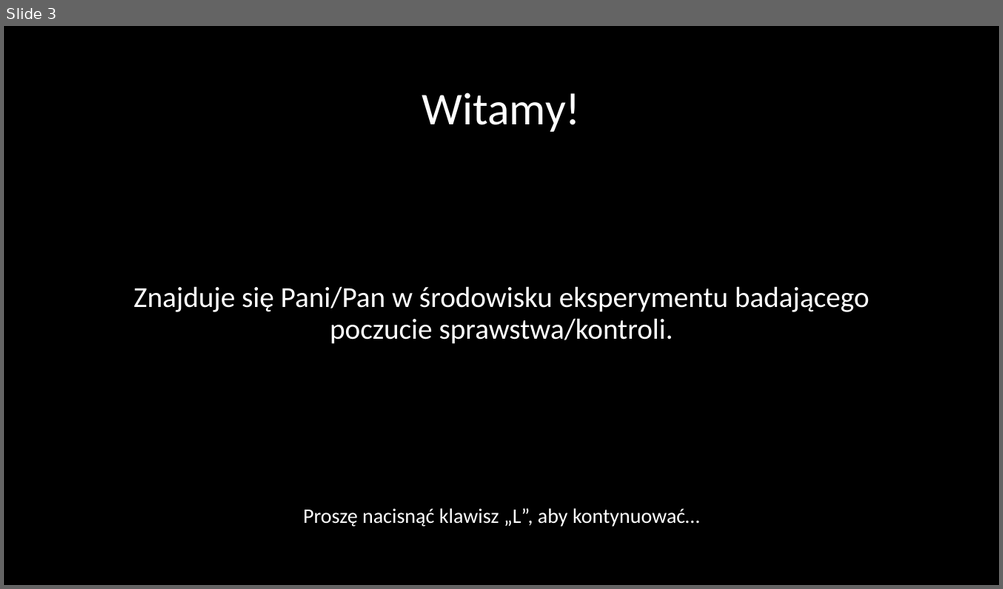
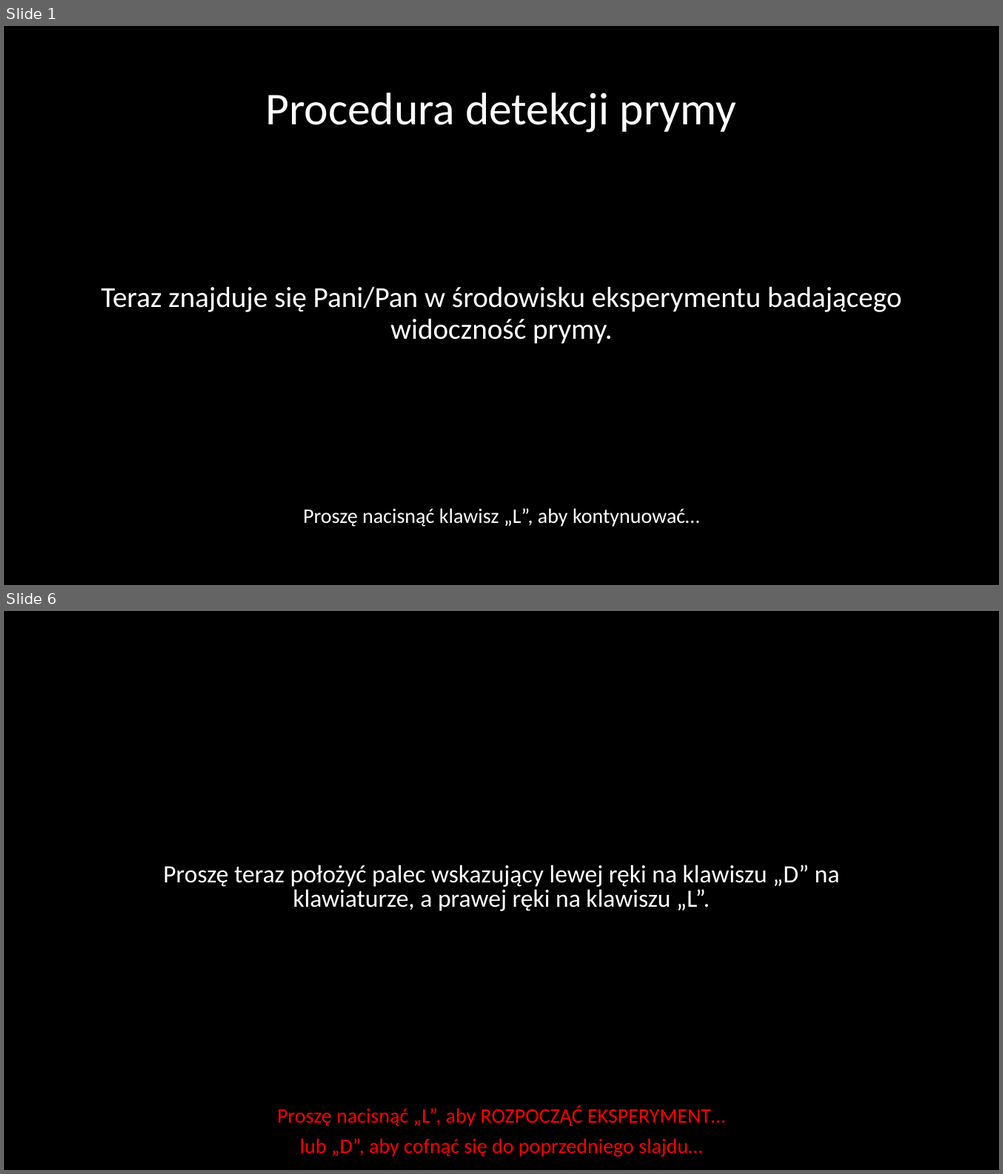
Before and after one commit to mmagnuski/senofag, a slide deck: EPRIME procedura png/Slajdy_Dprime.pptx. Shown one above the other, each under a label of ours: slide 3 before the commit, slides 1 and 6 after it; the slides between them are not shown. The pictures are 1003x589 and 1003x1174 pixels, drawn with LibreOffice and Linux fonts; fonts in the diff are those of the drawing. Boxes give left, top, right and bottom in pixels: in the first picture for what was removed or moved away, otherwise in the second. Text is boxed around its words. In the diff, an @@ line names an element or a change of style, - is before the commit and + after.

```diff
--- a/EPRIME procedura png/Slajdy_Dprime.pptx
+++ b/EPRIME procedura png/Slajdy_Dprime.pptx
@@ slide 6 added at bbox=[4, 611, 999, 1170], background #000000 @@
@@ text added at bbox=[163, 865, 839, 911], 24 pt, text #FFFFFF @@
+Proszę teraz położyć palec wskazujący lewej ręki na klawiszu „D” na klawiaturze, a prawej ręki na klawiszu „L”.
@@ text added at bbox=[277, 1106, 725, 1157], 20 pt, text #FF0000 @@
+Proszę nacisnąć „L”, aby ROZPOCZĄĆ EKSPERYMENT…
+lub „D”, aby cofnąć się do poprzedniego slajdu…
@@ what was slide 3 is now slide 1 @@
@@ slide 1 changed as well @@
@@ title at bbox=[265, 93, 737, 133]: text changed @@
-Witamy!
+Procedura detekcji prymy
@@ text at bbox=[101, 286, 902, 344]: text changed @@
-Znajduje się Pani/Pan w środowisku eksperymentu badającego poczucie sprawstwa/kontroli.
+Teraz znajduje się Pani/Pan w środowisku eksperymentu badającego widoczność prymy.
```
Also in this commit, not shown: 1 other slide changed, 8 other slides added, 5 slides removed, 16 other files.
